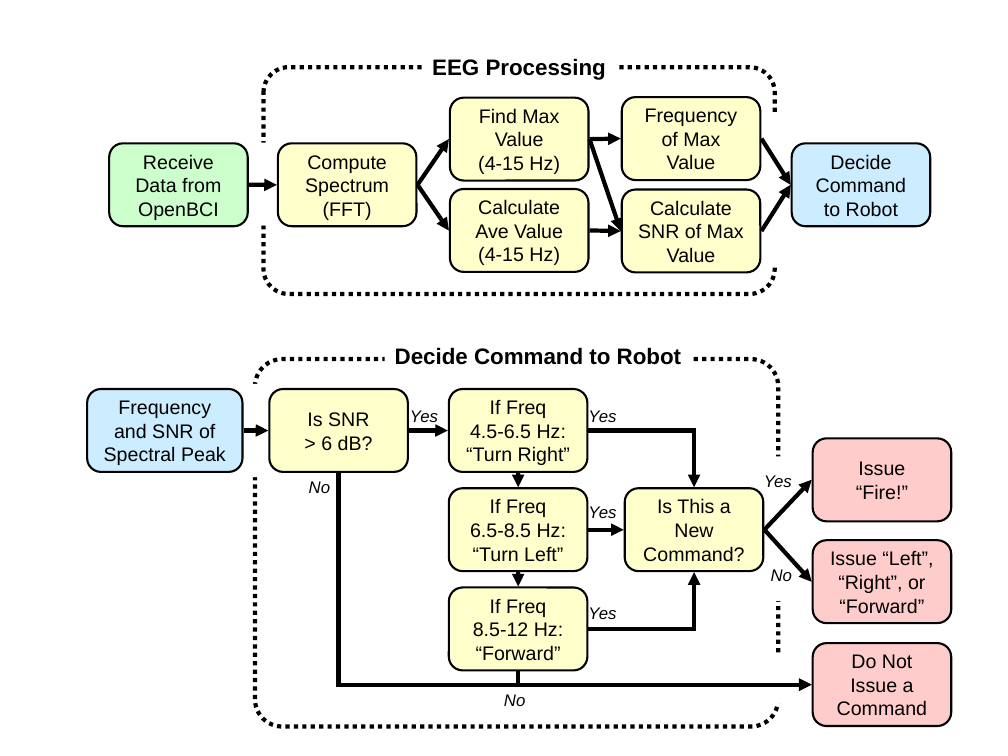
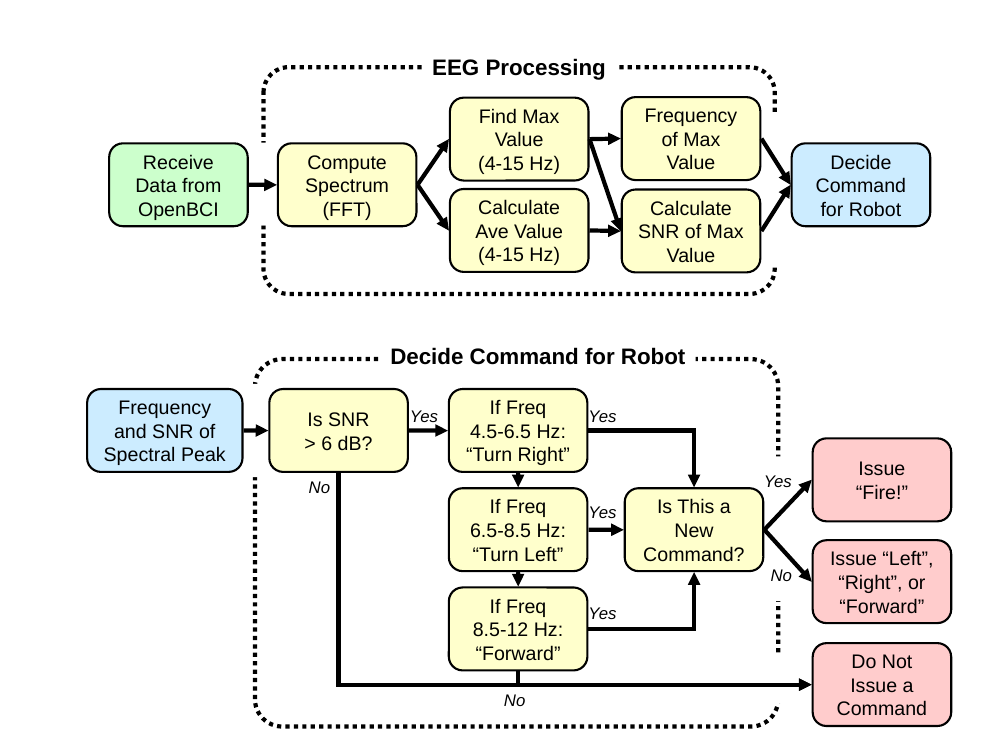
Before and after one commit to chipaudette/EEGHacker, a slide deck: slide 5 of Data/2014-05-31 RobotControl/BlogPics/Figures.ppt. Drawn at 1008x756 pixels with LibreOffice and Linux fonts; fonts in the diff are those of the drawing. Boxes give left, top, right and bottom in pixels: in the first picture for what was removed or moved away, otherwise in the second. Text is boxed around its words. In the diff, an @@ line names an element or a change of style, - is before the commit and + after.

Commit message:
Data: updated robot control figures

```diff
--- a/Data/2014-05-31 RobotControl/BlogPics/Figures.ppt
+++ b/Data/2014-05-31 RobotControl/BlogPics/Figures.ppt
@@ text in rounded rectangle at box(821, 201, 901, 217): text changed @@
-to Robot
+for Robot
@@ text at box(390, 347, 685, 365): text changed @@
-Decide Command to Robot
+Decide Command for Robot
```
Also in this commit, not shown: 2 other slides changed, 2 other files.
